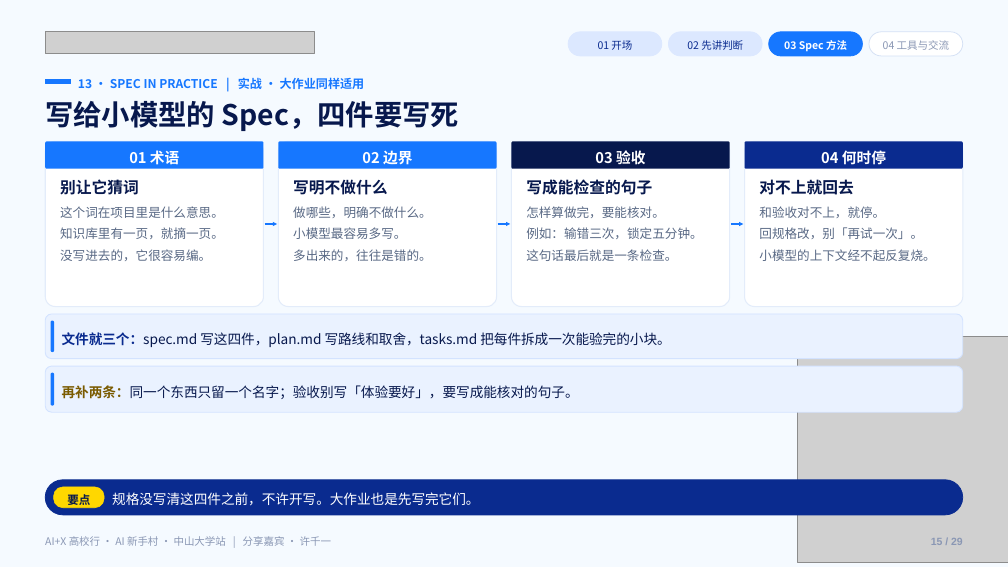
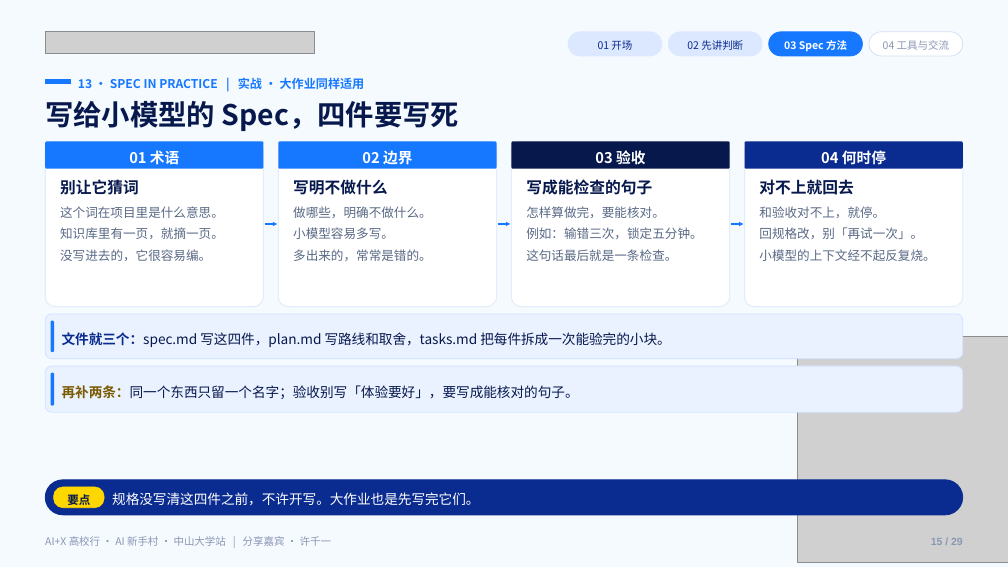
Before and after one commit to Frocir/aix-talk, a slide deck: slide 15 of aix-talk-26pages.pptx. Drawn at 1008x567 pixels with LibreOffice and Linux fonts; fonts in the diff are those of the drawing; grey boxes stand for pictures. Boxes give left, top, right and bottom in pixels: in the first picture for what was removed or moved away, otherwise in the second. Text is boxed around its words. In the diff, an @@ line names an element or a change of style, - is before the commit and + after.

```diff
--- a/aix-talk-26pages.pptx
+++ b/aix-talk-26pages.pptx
@@ text at (293,227,432,261): text changed @@
-小模型最容易多写。
-多出来的，往往是错的。
+小模型容易多写。
+多出来的，常常是错的。
```
Also in this commit, not shown: 5 other slides changed, 2 other files.
